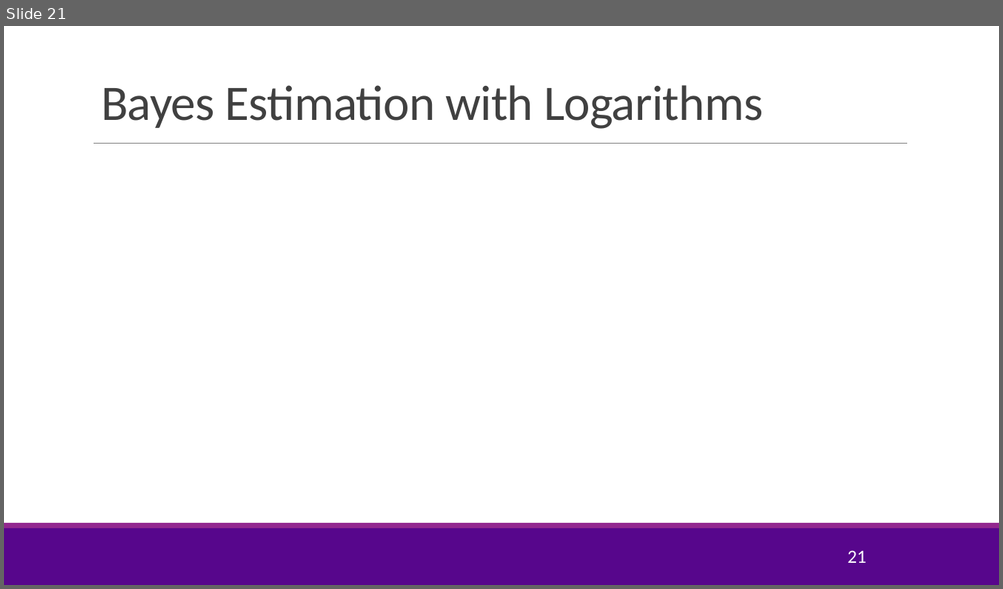
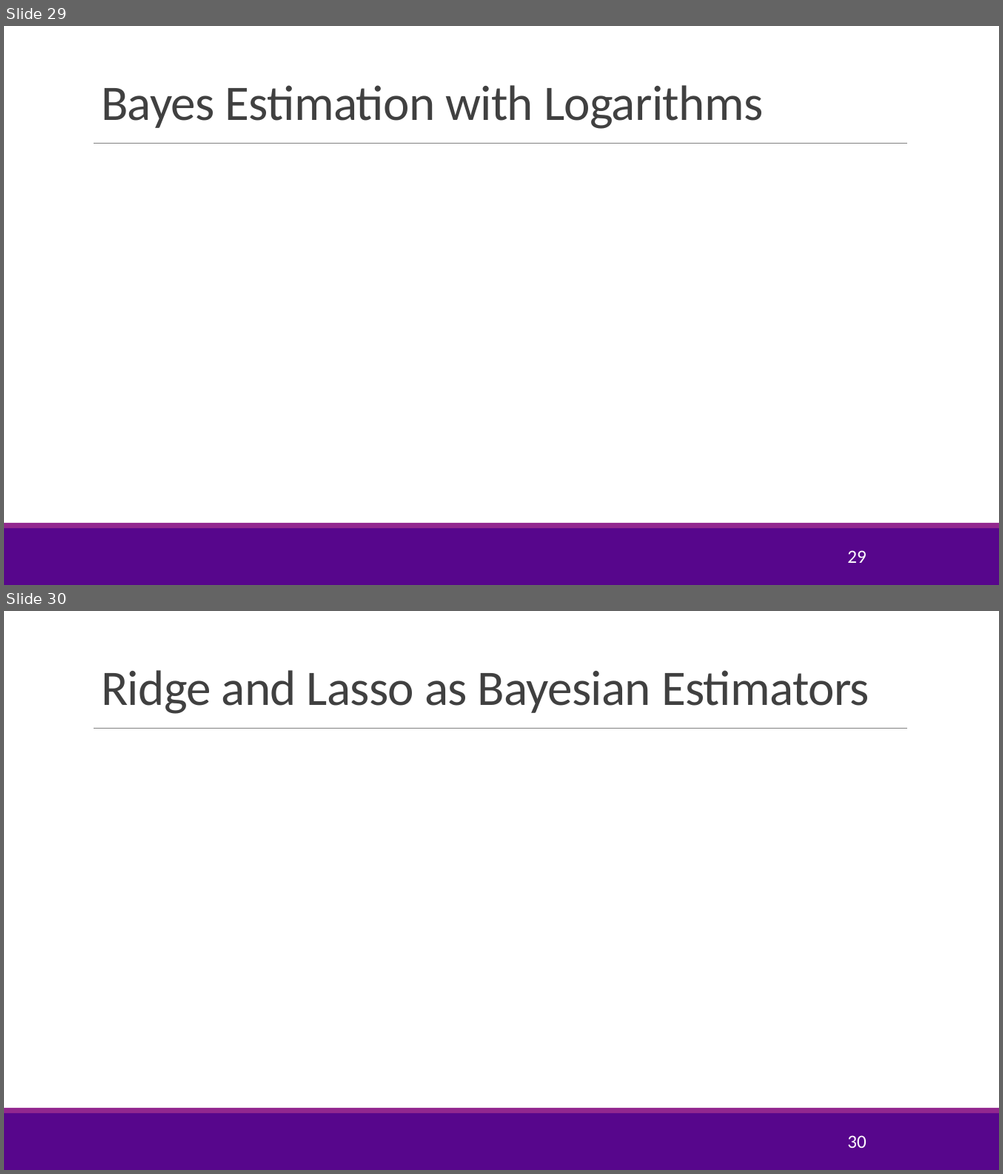
Before and after one commit to joshzzl/introml, a slide deck: lectures/Lect05_Lasso.pptx. Shown one above the other, each under a label of ours: slide 21 before the commit, slides 29 and 30 after it. The pictures are 1003x589 and 1003x1174 pixels, drawn with LibreOffice and Linux fonts; fonts in the diff are those of the drawing; grey boxes stand for pictures; background and template pictures are left out. Boxes give left, top, right and bottom in pixels: in the first picture for what was removed or moved away, otherwise in the second. Text is boxed around its words. In the diff, an @@ line names an element or a change of style, - is before the commit and + after.

Commit message:
Added description about Ridge Regression. Added material regarding other feature selection methods.

```diff
--- a/lectures/Lect05_Lasso.pptx
+++ b/lectures/Lect05_Lasso.pptx
@@ slide 30 added at (x1=4, y1=611, x2=999, y2=1170), background #FFFFFF; not listed: 3 template elements that a slide beside it also shows @@
@@ title added at (x1=101, y1=670, x2=869, y2=714), 48 pt, text #404040 @@
+Ridge and Lasso as Bayesian Estimators
@@ page number added at (x1=847, y1=1136, x2=866, y2=1148), 18 pt, text #FFFFFF @@
+30
@@ what was slide 21 is now slide 29 @@
@@ page number at (x1=847, y1=551, x2=866, y2=563): text changed @@
-21
+29
```
Also in this commit, not shown: 6 slides changed, 18 other slides added, 1 other file.
